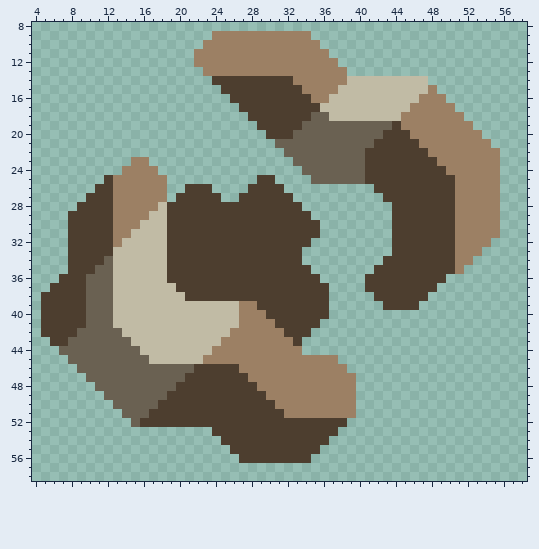
Pixel-art sprite: assets/sprites/ui/sectors/sector-xenrose-Light-lowland.png. That is the earlier state.
The file is 64x64 pixels. Shown: x 4..58, y 8..58.
After the commit:
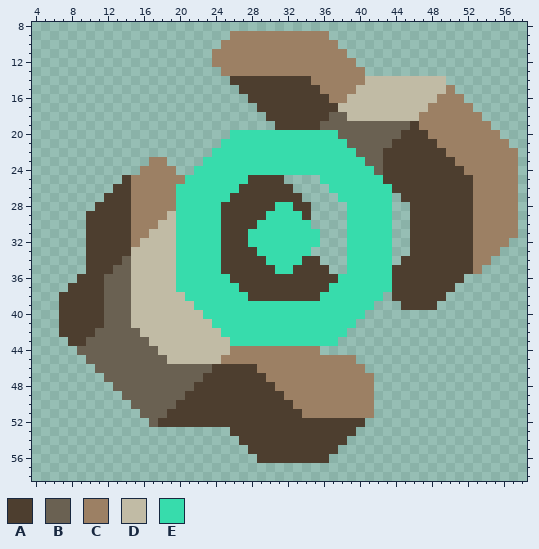
Palette (. is transparent): A #4d3e2f  B #6a6152  C #9c8064  D #c1bba5  E #37dcac
Changes in this commit:
Changed rows in their new state; - is an unchanged pixel.
first column x 5:
 9 -------------------..---------CC---------------------
10 ------------------..-----------CC--------------------
11 -----------------..-------------CC-------------------
12 -----------------..--------------CC------------------
13 ------------------..--------------CC-----------------
14 -------------------..-------AA----CC-------DD--------
15 --------------------..-------AA--CC--------DDC-------
16 ---------------------..-------AACC--------DD-CC------
17 ----------------------..-------AA--------DD---CC-----
18 -----------------------..-----AABB------DD-----CC----
19 ------------------------..---AA--------BBA------CC---
20 ---------------------EEEEEEEEEEEE-----BB-AA------CC--
21 --------------------EEEEEEEEEEEEEE---BB---AA------CC-
22 -------------------EEEEEEEEEEEEEEEE-BB-----AA------CC
23 ----------..CC----EEEEEEEEEEEEEEEEEEBB------AA-----CC
24 ---------..--CC--EEEEEEEEEEEEEEEEEEEEB-------AA----CC
25 -------..A----CCEEEEEEEA--A---.EEEEEEE--------AA---CC
26 ------..AA----CEEEEEEEA----A----EEEEEEE-------AA---CC
27 -----..-AA----CEEEEEEA------A----EEEEEE.------AA---CC
28 ----..--AA---CCEEEEE------EE-A----EEEEE..-----AA---CC
29 ---..---AA--CCDEEEEE-----EEEE-----EEEEE..-----AA---CC
30 ---..---AA-CC-DEEEEE----EEEEEE.---EEEEE..-----AA---CC
31 ---..---AACC--DEEEEE---EEEEEEEE---EEEEE..-----AA---CC
32 ---..---AAC---DEEEEE---EEEEEEEE---EEEEE..-----AA--CC-
33 ---..---AA----DEEEEE----EEEEEE----EEEEE..-----AA-CC--
34 ---..--AAB----DEEEEE-----EEEEAA---EEEEE.------AACC---
35 ---..-AABB----DEEEEE------EE--AA--EEEEE-------AAC----
36 --..-AA-BB----DEEEEEE----------AAEEEEEE------AA------
37 -..--AA-BB-----EEEEEEE----------EEEEEEE-----AA-------
38 ..---AA-BB------EEEEEEE--------EEEEEEE.----AA--------
39 ..---AA-BB-------EEEEEEEEEEEEEEEEEEEE-..--AA---------
40 ..---AA-BB--------EEEEEEEEEEEEEEEEEE-----------------
41 ..---AA-BB---------EEEEEEEEEEEEEEEE------------------
42 ..--AA---BB---------EEEEEEEEEEEEEE-------------------
43 -..AA-----BB--------DEEEEEEEEEEEE--------------------
44 --..-------BB------DD--------CC----------------------
45 ---..-------BB----DD-------------CC------------------
46 ----..-----------BB---AA----------CC-----------------
47 -----..---------BB-----AA----------CC----------------
48 ------..-------BB-------AA---------CC----------------
49 -------..-----BB---------AA--------CC----------------
50 --------..---BB-----------AA-------CC----------------
51 ---------..-BB-------------AA------CC----------------
52 ----------..B---------------------AA-----------------
53 -------------------..------------AA------------------
54 --------------------..----------AA-------------------
55 ---------------------..--------AA--------------------
56 ----------------------..------AA---------------------
